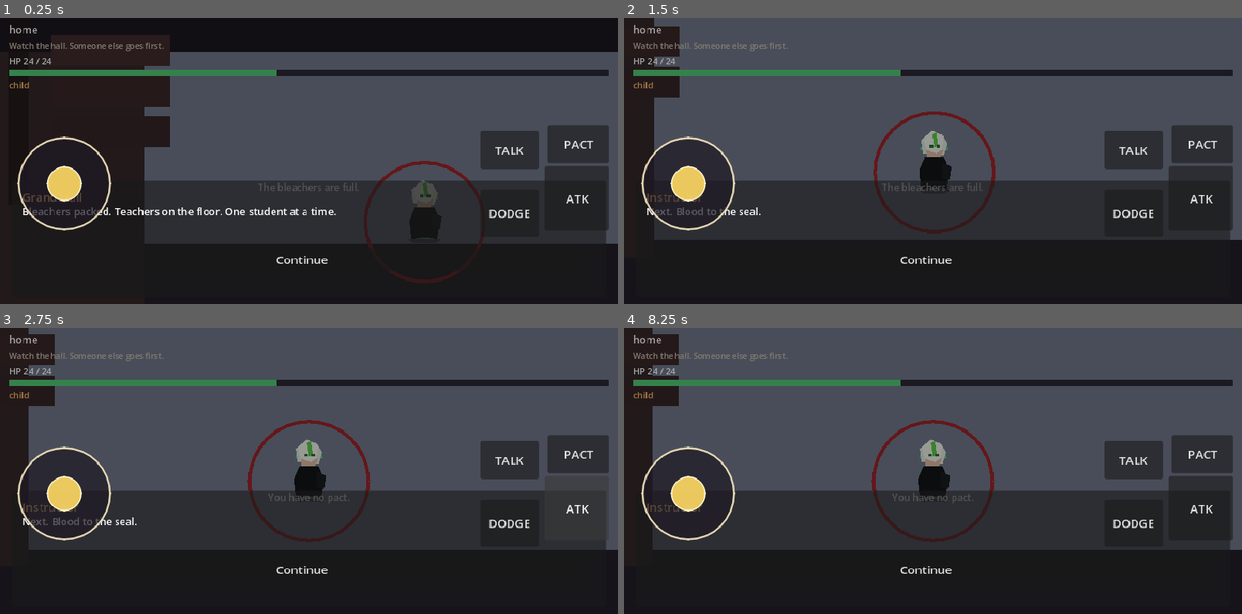
Above: before the commit, frames 1-4 (two rows, left to right).
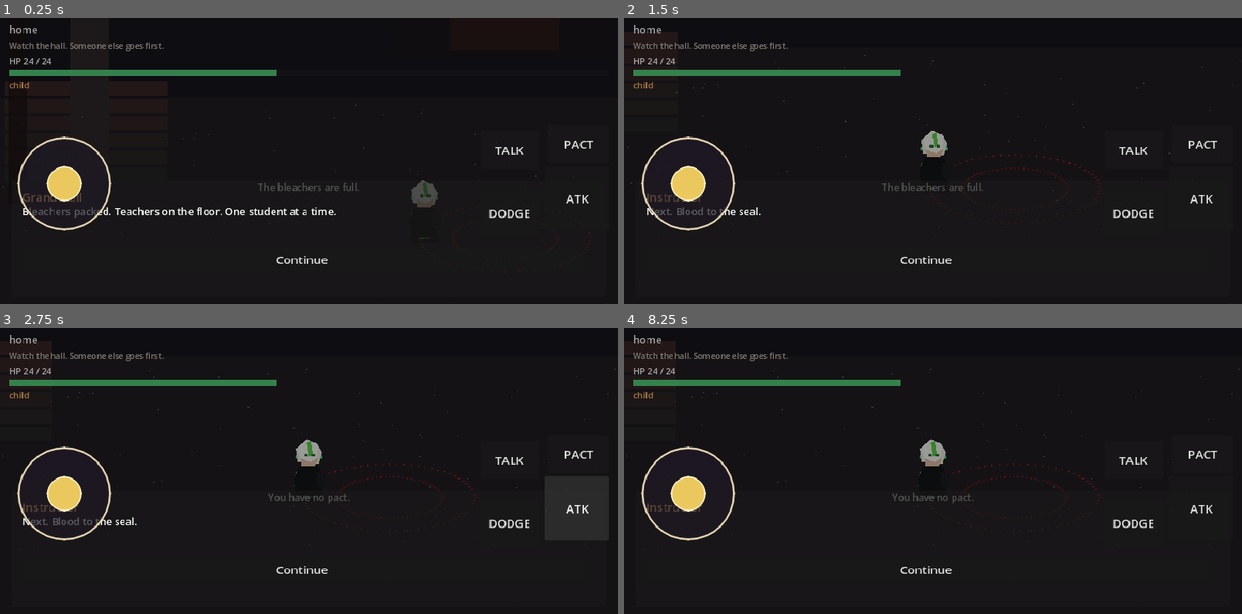
Above: after the commit, the same moments.

Repository: sk7hg824nn-ux/bloodbound-summoner
Game: Godot game, scene res://scenes/world/Academy.tscn
Two runs of this game, one before a commit and one after it. Both use one fixed random seed, a clock stepped at 60 frames per second and the inputs below. This scene is started directly instead of the project's main scene.
Inputs:
- Up to frame 1 (0.25 s): no input
- Up to frame 2 (1.5 s): click "Continue" at 0.5 s; click "Continue" at 1.25 s
- Up to frame 3 (2.75 s): click "ATK" at 2 s
- Up to frame 4 (8.25 s): click "DODGE" at 2.75 s; click "PACT" at 3.5 s; click "TALK" at 4.25 s; click "ATK" at 5 s; click "DODGE" at 5.75 s; click "PACT" at 6.5 s; click "TALK" at 7.25 s; click "Continue" at 8 s

The runs differ from the first frame. In frame 1, 45% of the frame differs, in the area x 0-100%, y 5-93%; in frame 2, 63%; in frame 3, 63%; in frame 4, 63%, in the area x 0-100%, y 0-78%.

Commit message:
Hall plate uses HallArt. New game clears save. Flags persist.

Diff:
--- a/scripts/boot/character_create.gd
+++ b/scripts/boot/character_create.gd
@@ -31,9 +31,9 @@
 
 func _enter() -> void:
 	var n := name_edit.text.strip_edges()
+	SaveSystem.clear()
 	GameState.reset_run()
-	PactSystem.pacted = {"kitsune": false, "dragoness": false, "bunny": false}
-	PactSystem.bonds = {"kitsune": 0, "dragoness": 0, "bunny": 0}
+	PactSystem.reset()
 	Relationships.reset()
 	Campaign.reset()
 	Bricks.reset()
--- a/scripts/world/layer_stack.gd
+++ b/scripts/world/layer_stack.gd
@@ -48,21 +48,16 @@
 		for c in world.get_children():
 			if c is ColorRect:
 				c.visible = false
-	_plate(band("Background"), Rect2(-80, -80, 1400, 300), Color(0.08, 0.07, 0.10))
-	_plate(band("Distant"), Rect2(300, 40, 280, 140), Color(0.14, 0.12, 0.16))
-	_plate(band("Distant"), Rect2(700, 30, 220, 150), Color(0.13, 0.11, 0.15))
-	_plate(band("Architecture"), Rect2(-20, 220, 170, 300), Color(0.22, 0.16, 0.16))
-	_plate(band("Architecture"), Rect2(1040, 220, 170, 300), Color(0.22, 0.16, 0.16))
-	_plate(band("Architecture"), Rect2(40, 200, 140, 36), Color(0.30, 0.18, 0.18))
-	_plate(band("Architecture"), Rect2(40, 248, 140, 36), Color(0.26, 0.16, 0.16))
-	_plate(band("Architecture"), Rect2(40, 296, 140, 36), Color(0.24, 0.15, 0.15))
-	_plate(band("Architecture"), Rect2(1040, 200, 140, 36), Color(0.30, 0.18, 0.18))
-	_plate(band("Architecture"), Rect2(1040, 248, 140, 36), Color(0.26, 0.16, 0.16))
-	_plate(band("Architecture"), Rect2(1040, 296, 140, 36), Color(0.24, 0.15, 0.15))
-	_plate(band("Architecture"), Rect2(-40, 180, 1280, 520), Color(0.16, 0.14, 0.16, 0.35))
-	_circle(band("Architecture"), Vector2(480, 420), 70.0, Color(0.62, 0.12, 0.14, 0.95))
-	_plate(band("Foreground"), Rect2(-10, 140, 24, 260), Color(0.12, 0.08, 0.08, 0.7))
-	_plate(band("Foreground"), Rect2(1180, 160, 22, 240), Color(0.12, 0.08, 0.08, 0.7))
+	var spr := Sprite2D.new()
+	spr.texture = HallArt.tex()
+	spr.centered = false
+	spr.position = Vector2(-40, 80)
+	spr.scale = Vector2(1.28, 0.92)
+	var arch := band("Architecture")
+	if arch:
+		arch.add_child(spr)
+	_plate(band("Foreground"), Rect2(-10, 140, 22, 260), Color(0.10, 0.06, 0.06, 0.65))
+	_plate(band("Foreground"), Rect2(1180, 160, 20, 240), Color(0.10, 0.06, 0.06, 0.65))
 
 func _plate(root: Node2D, r: Rect2, color: Color) -> void:
 	if root == null:
@@ -72,17 +67,3 @@
 	n.size = r.size
 	n.color = color
 	root.add_child(n)
-
-func _circle(root: Node2D, at: Vector2, radius: float, color: Color) -> void:
-	if root == null:
-		return
-	var line := Line2D.new()
-	line.width = 4.0
-	line.default_color = color
-	var pts := PackedVector2Array()
-	for i in 32:
-		var a := TAU * float(i) / 32.0
-		pts.append(at + Vector2(cos(a), sin(a)) * radius)
-	pts.append(pts[0])
-	line.points = pts
-	root.add_child(line)
--- a/scripts/world/prologue_runner.gd
+++ b/scripts/world/prologue_runner.gd
@@ -14,4 +14,5 @@
 	GameState.set_flag("prologue_done")
 	GameState.era = "academy"
 	GameState.location = "hall"
+	SaveSystem.write()
 	get_tree().change_scene_to_file("res://scenes/world/Academy.tscn")
Not shown, changed: CHANGELOG.md
